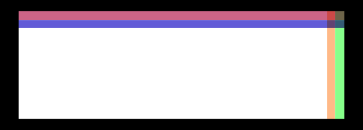
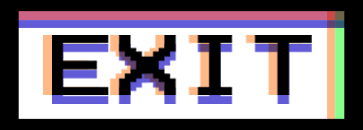
Before/after of a w=363, h=130 layered artwork. What changed in the layer stack:
added group "EXIT Text" with 3 layers above "Back Arrow" over [43, 35, 312, 104]
added layer "EXIT copy 2" (multiply) in group "EXIT Text" over [43, 35, 303, 95]
added layer "EXIT copy" (multiply) in group "EXIT Text" over [52, 44, 312, 104]
added layer "EXIT" in group "EXIT Text" over [52, 35, 312, 95]
